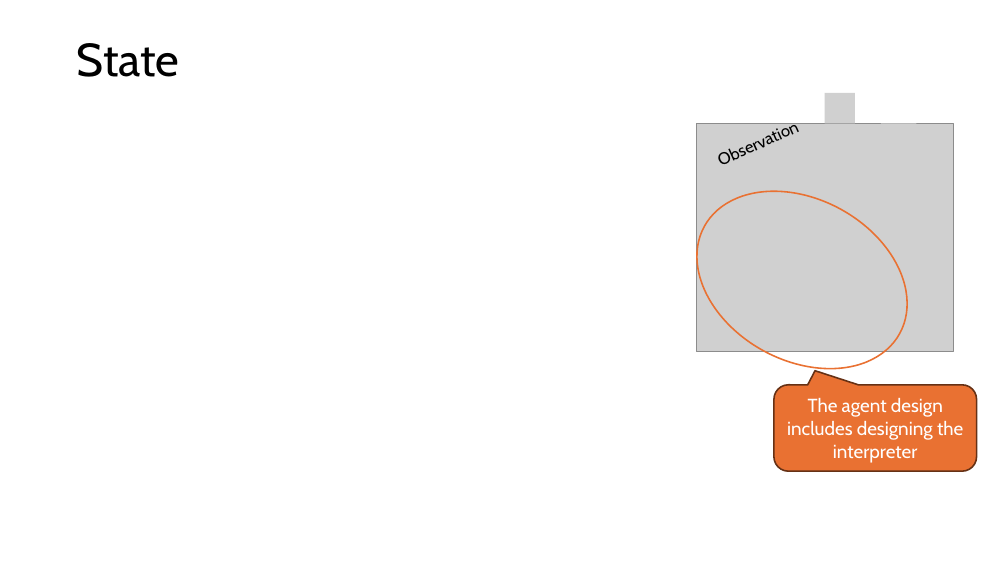
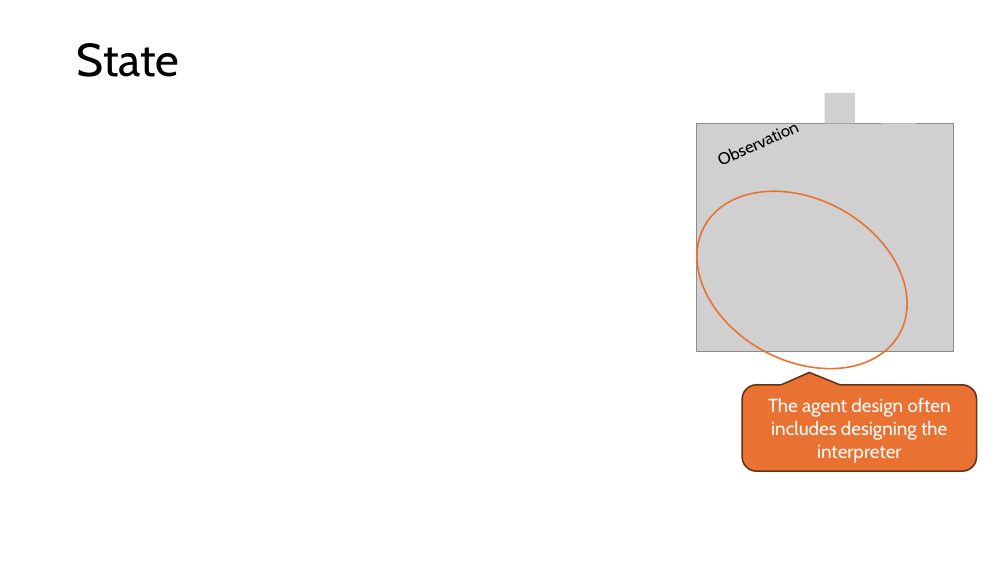
Before and after one commit to mhahsler/Introduction_to_Reinforcement_Learning, a slide deck: slide 14 of slides/Lecture_Chapter01.pptx (slide 13 before the commit). Drawn at 1008x567 pixels with LibreOffice and Linux fonts; fonts in the diff are those of the drawing; grey boxes stand for pictures. Boxes give left, top, right and bottom in pixels: in the first picture for what was removed or moved away, otherwise in the second. Text is boxed around its words. In the diff, an @@ line names an element or a change of style, - is before the commit and + after.

```diff
--- a/slides/Lecture_Chapter01.pptx
+++ b/slides/Lecture_Chapter01.pptx
@@ rounded speech box "The agent design often includes ...": place and size @@
-rounded speech box "The agent design often includes ..." at (774, 385, 977, 471)
+rounded speech box "The agent design often includes ..." at (743, 385, 977, 471)
@@ rounded speech box "The agent design often includes ..." at (743, 385, 977, 471): proportions changed @@
@@ text in rounded speech box at (768, 398, 951, 463): text changed @@
-The agent design includes designing the interpreter
+The agent design often includes designing the interpreter
```
Also in this commit, not shown: 21 other slides changed, 2 slides added, 11 other files.
